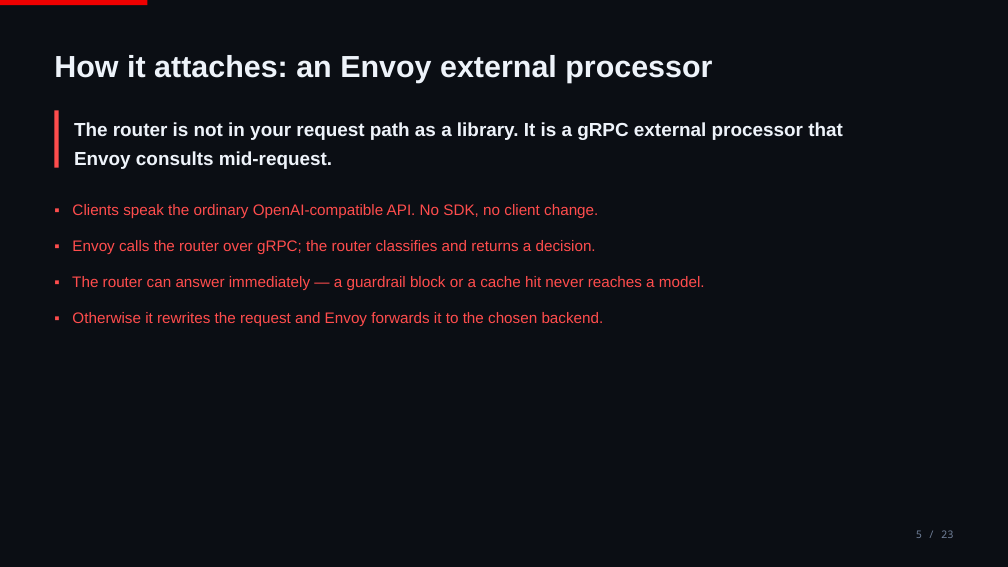
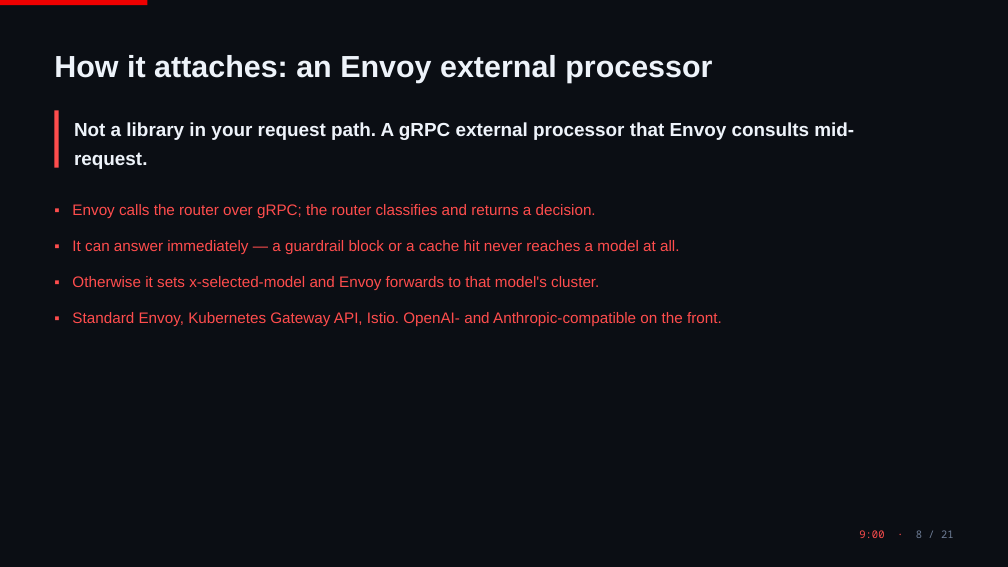
Before and after one commit to ritzshah/vllm-semantic-router-demo, a slide deck: slide 8 of docs/presentation/vLLM-Semantic-Router.pptx (slide 5 before the commit). Drawn at 1008x567 pixels with LibreOffice and Linux fonts; fonts in the diff are those of the drawing. Boxes give left, top, right and bottom in pixels: in the first picture for what was removed or moved away, otherwise in the second. Text is boxed around its words. In the diff, an @@ line names an element or a change of style, - is before the commit and + after.

```diff
--- a/docs/presentation/vLLM-Semantic-Router.pptx
+++ b/docs/presentation/vLLM-Semantic-Router.pptx
@@ text at [74, 122, 854, 169]: text changed @@
-The router is not in your request path as a library. It is a gRPC external processor that Envoy consults mid-request.
+Not a library in your request path. A gRPC external processor that Envoy consults mid-request.
@@ text at [72, 204, 598, 218]: paragraph removed @@
-▪ Clients speak the ordinary OpenAI-compatible API. No SDK, no client change.
@@ text at [72, 240, 722, 326]: text changed @@
-▪ The router can answer immediately — a guardrail block or a cache hit never reaches a model.
-▪ Otherwise it rewrites the request and Envoy forwards it to the chosen backend.
+▪ It can answer immediately — a guardrail block or a cache hit never reaches a model at all.
+▪ Otherwise it sets x-selected-model and Envoy forwards to that model's cluster.
+▪ Standard Envoy, Kubernetes Gateway API, Istio. OpenAI- and Anthropic-compatible on the front.
@@ text at [859, 530, 954, 538]: text changed; text colour #6E7D96 to #FF4D4D @@
-5 / 23
+9:00 · 8 / 21
```
Also in this commit, not shown: 10 other slides changed, 10 slides added, 12 slides removed, 5 other files.
